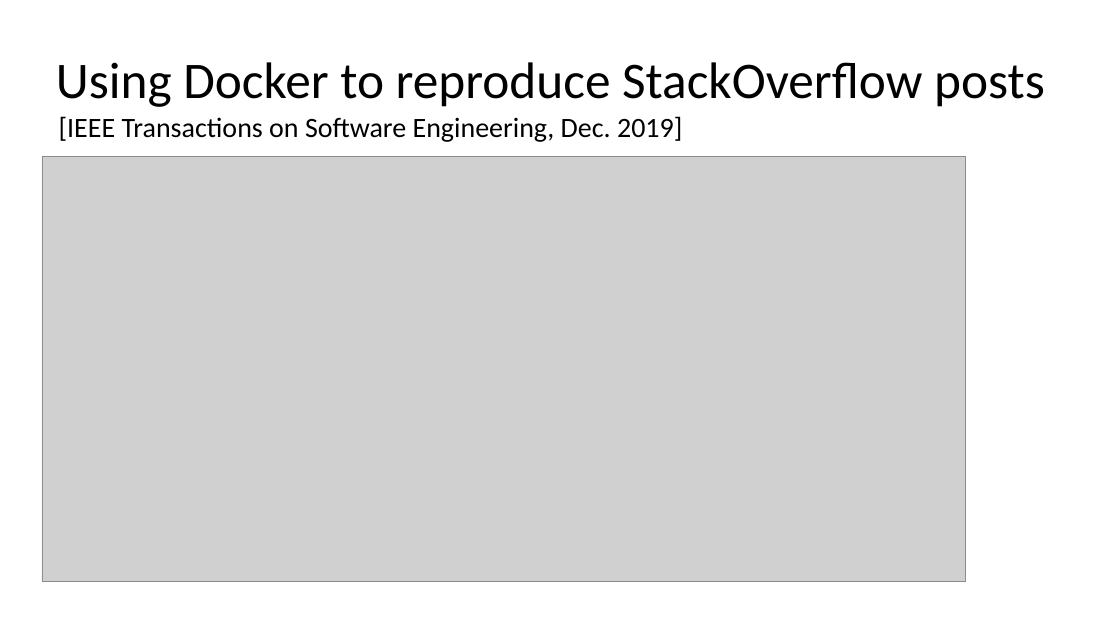
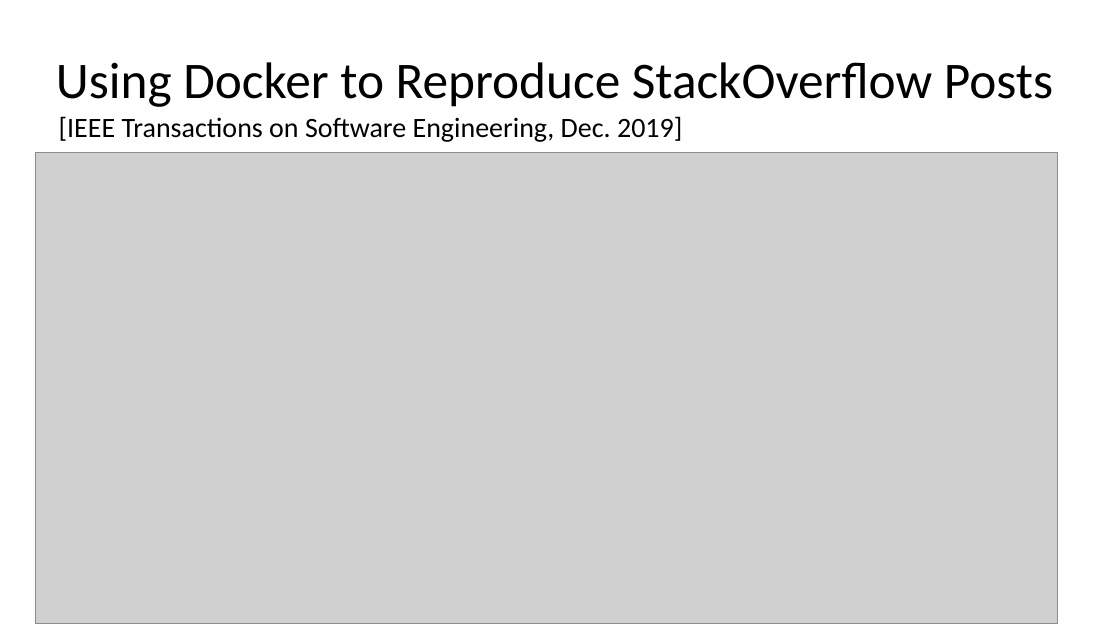
Before and after one commit to damorim/testing-cin-minicourse, a slide deck: slide 102 of testing-minicourse.pptx. Drawn at 1120x630 pixels with LibreOffice and Linux fonts; fonts in the diff are those of the drawing; grey boxes stand for pictures. Boxes give left, top, right and bottom in pixels: in the first picture for what was removed or moved away, otherwise in the second. Text is boxed around its words. In the diff, an @@ line names an element or a change of style, - is before the commit and + after.

```diff
--- a/testing-minicourse.pptx
+++ b/testing-minicourse.pptx
@@ title at (x1=56, y1=62, x2=1053, y2=107): text changed @@
-Using Docker to reproduce StackOverflow posts
+Using Docker to Reproduce StackOverflow Posts
@@ picture resized from (x1=42, y1=157, x2=966, y2=582) to (x1=35, y1=153, x2=1058, y2=623) @@
```
Also in this commit, not shown: 10 other slides changed, 1 slide removed, 1 other file.
